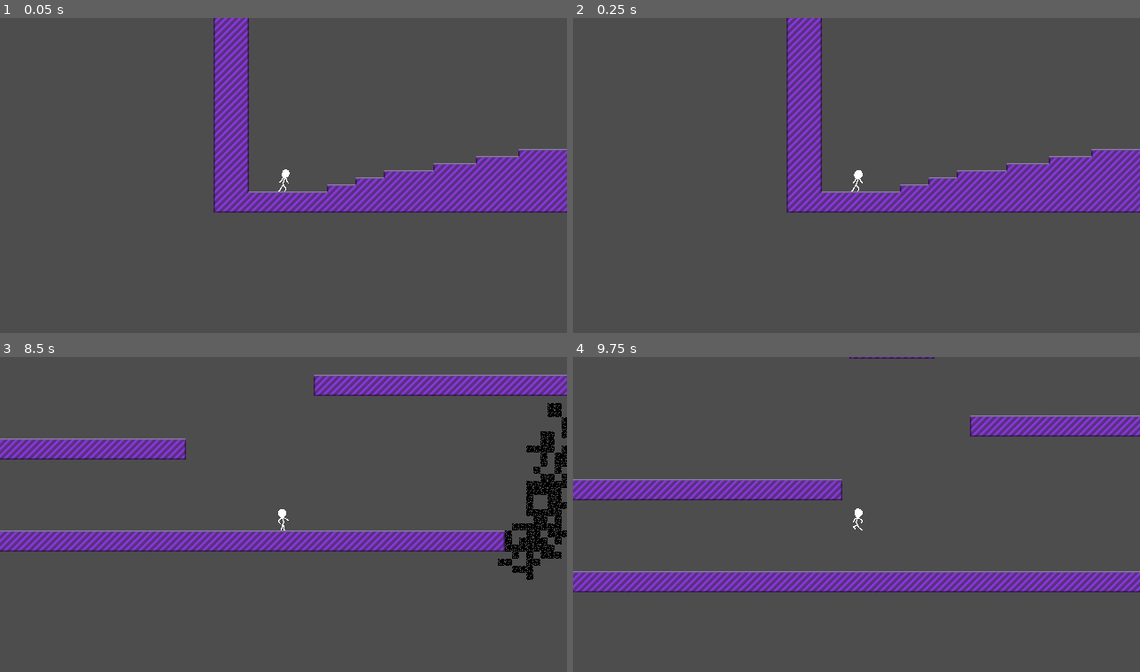
Above: before the commit, frames 1-4 (two rows, left to right).
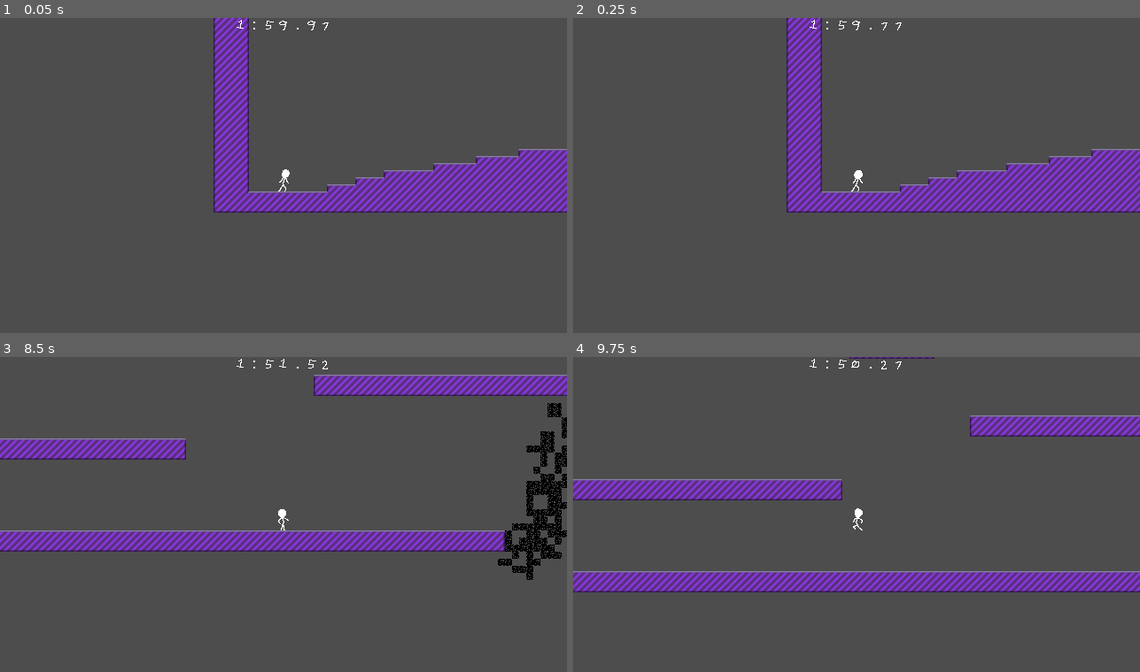
Above: after the commit, the same moments.

Repository: ncssm-mor-NyE9DoBlxs3M/platformer
Game: Godot game, scene res://Main.tscn
Two runs of this game, one before a commit and one after it. Both use one fixed random seed, a clock stepped at 60 frames per second and the inputs below. Before the commit the project starts from res://Test.tscn.
Inputs:
- Up to frame 1 (0.05 s): no input
- Up to frame 2 (0.25 s): no input
- Up to frame 3 (8.5 s): hold Right (right) 0.53-2.03 s; tap Z (jump) at 0.77, 1.52, 3.02, 3.77, 4.52, 6.02, 6.77, 7.52 s; hold Left (left) 2.03-4.28 s; hold Right (right) 4.28-8.03 s; hold Left (left) from 8.03 s (still down)
- Up to frame 4 (9.75 s): tap Z (jump) at 9.02 s; release Left (left) at 9.53 s; hold Right (right) from 9.53 s (still down)

The runs differ from the first frame. In frame 1, less than 0.1% of the frame differs, in the area x 41-58%, y 0-4%; in frame 2, less than 0.1%; in frame 3, 0.6%, in the area x 41-100%, y 0-71%; in frame 4, less than 0.1%.

Commit message:
level structure and timer

Diff:
--- /dev/null
+++ b/Main.tscn
@@ -0,0 +1,33 @@
+[gd_scene format=3 uid="uid://bpmrvciu2q13f"]
+
+[ext_resource type="Script" uid="uid://c5dic766n4yub" path="res://main.gd" id="1_glv2v"]
+[ext_resource type="PackedScene" uid="uid://c335c8riw6c0j" path="res://levels/Test.tscn" id="2_uu6xs"]
+[ext_resource type="FontFile" uid="uid://csaeh8aw3a2u6" path="res://assets/timerfont.png" id="3_r0du0"]
+
+[sub_resource type="LabelSettings" id="LabelSettings_cm0pq"]
+font = ExtResource("3_r0du0")
+
+[node name="Main" type="Control" unique_id=1692466945]
+layout_mode = 3
+anchors_preset = 15
+anchor_right = 1.0
+anchor_bottom = 1.0
+grow_horizontal = 2
+grow_vertical = 2
+script = ExtResource("1_glv2v")
+start_level = ExtResource("2_uu6xs")
+
+[node name="Game" type="Node2D" parent="." unique_id=1284164512]
+
+[node name="UI" type="CanvasLayer" parent="." unique_id=2116605156]
+
+[node name="Timer" type="Label" parent="UI" unique_id=1901287923]
+anchors_preset = 5
+anchor_left = 0.5
+anchor_right = 0.5
+offset_left = -27.5
+offset_right = 27.5
+offset_bottom = 23.0
+grow_horizontal = 2
+text = "111111"
+label_settings = SubResource("LabelSettings_cm0pq")
--- a/Test.tscn
+++ b/levels/Test.tscn
@@ -1,12 +1,13 @@
 [gd_scene format=4 uid="uid://c335c8riw6c0j"]
 
-[ext_resource type="Texture2D" uid="uid://cekvn3ht1cx5k" path="res://assets/prototype_tiles.png" id="1_njov2"]
-[ext_resource type="PackedScene" uid="uid://d2la8or3pq5np" path="res://Player.tscn" id="2_2au82"]
-[ext_resource type="Texture2D" uid="uid://bgwnetgji26s" path="res://assets/darkness.png" id="2_8tn2x"]
-[ext_resource type="AudioStream" uid="uid://b8x6toeasf0qx" path="res://assets/placeholder_music.wav" id="3_2au82"]
+[ext_resource type="Script" uid="uid://m1i6ai74f0ea" path="res://levels/level.gd" id="1_4qglm"]
+[ext_resource type="Texture2D" uid="uid://cekvn3ht1cx5k" path="res://assets/prototype_tiles.png" id="2_yqpgv"]
+[ext_resource type="Texture2D" uid="uid://bgwnetgji26s" path="res://assets/darkness.png" id="3_vub2e"]
+[ext_resource type="PackedScene" uid="uid://d2la8or3pq5np" path="res://Player.tscn" id="4_tqj0n"]
+[ext_resource type="AudioStream" uid="uid://b8x6toeasf0qx" path="res://assets/placeholder_music.wav" id="5_sdgsj"]
 
 [sub_resource type="TileSetAtlasSource" id="TileSetAtlasSource_8tn2x"]
-texture = ExtResource("1_njov2")
+texture = ExtResource("2_yqpgv")
 texture_region_size = Vector2i(8, 8)
 0:0/0 = 0
 0:0/0/terrain_set = 0
@@ -412,14 +413,16 @@
 sources/1 = SubResource("TileSetAtlasSource_aq4fw")
 
 [node name="Test" type="Node2D" unique_id=28049306]
+script = ExtResource("1_4qglm")
+level_time = 120.0
 
 [node name="Tiles" type="TileMapLayer" parent="." unique_id=1247896836]
 position = Vector2(1, 0)
 tile_map_data = PackedByteArray("AAD8/wAAAAABAAAAAAD9/wAAAAABAAAAAAD+/wAAAAABAAAAAAD//wAAAAABAAAAAAAAAAAAAAABAAAAAAABAA …(25376 unchanged characters)…
 tile_set = SubResource("TileSet_aq4fw")
 
-[node name="Player" parent="." unique_id=263793672 instance=ExtResource("2_2au82")]
+[node name="Player" parent="." unique_id=263793672 instance=ExtResource("4_tqj0n")]
 
 [node name="Music" type="AudioStreamPlayer" parent="." unique_id=279181697]
-stream = ExtResource("3_2au82")
+stream = ExtResource("5_sdgsj")
 autoplay = true
--- /dev/null
+++ b/levels/level.gd
@@ -0,0 +1,11 @@
+class_name Level extends Node2D
+
+## The time limit for the level in seconds.
+@export var level_time: float
+
+var timer: Timer
+func _ready():
+	timer = Timer.new()
+	add_child(timer)
+	timer.wait_time = level_time
+	timer.start()
--- /dev/null
+++ b/main.gd
@@ -0,0 +1,11 @@
+extends Control
+
+@export var start_level: PackedScene
+@onready var level: Level = start_level.instantiate()
+
+func _ready() -> void:
+	$Game.add_child(level)
+
+func _process(_delta: float) -> void:
+	if level:
+		$UI/Timer.text = "%1d:%2.2f" % [level.timer.time_left/60., fmod(level.timer.time_left,60.)]
--- a/project.godot
+++ b/project.godot
@@ -11,7 +11,7 @@
 [application]
 
 config/name="Platformer"
-run/main_scene="uid://c335c8riw6c0j"
+run/main_scene="uid://bpmrvciu2q13f"
 config/features=PackedStringArray("4.6", "GL Compatibility")
 
 [display]
Binary file added: assets/timerfont.png
Not shown, added: assets/timerfont.png.import
Not shown: 1 places in levels/Test.tscn that only renumber resources
Not shown, added: levels/level.gd.uid
Not shown, added: main.gd.uid
